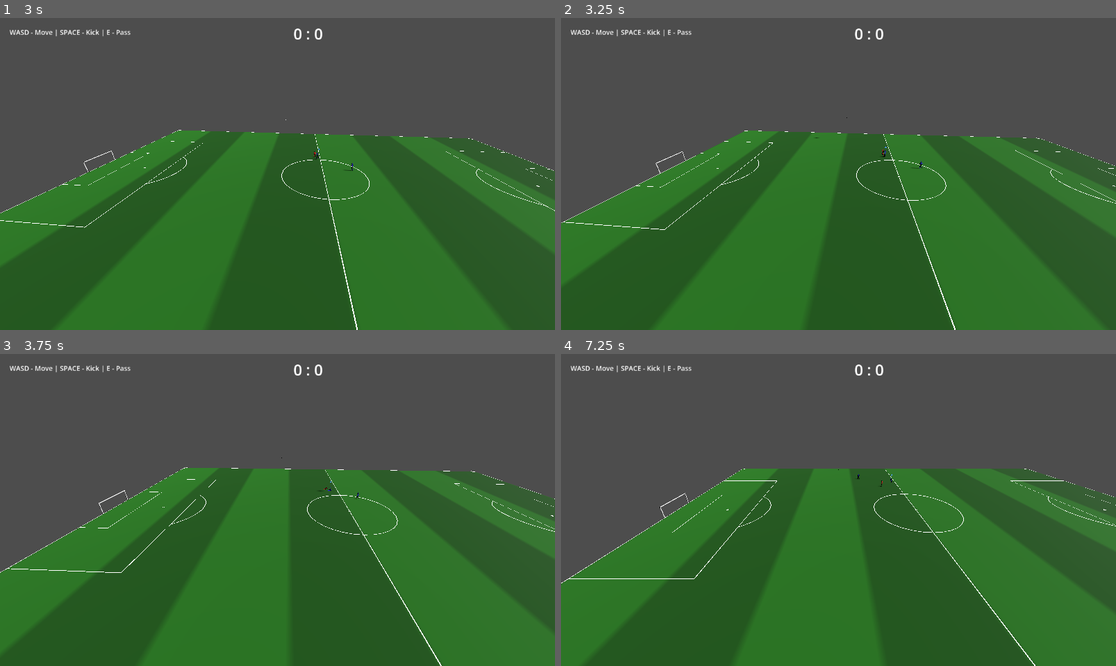
Above: before the commit, frames 1-4 (two rows, left to right).
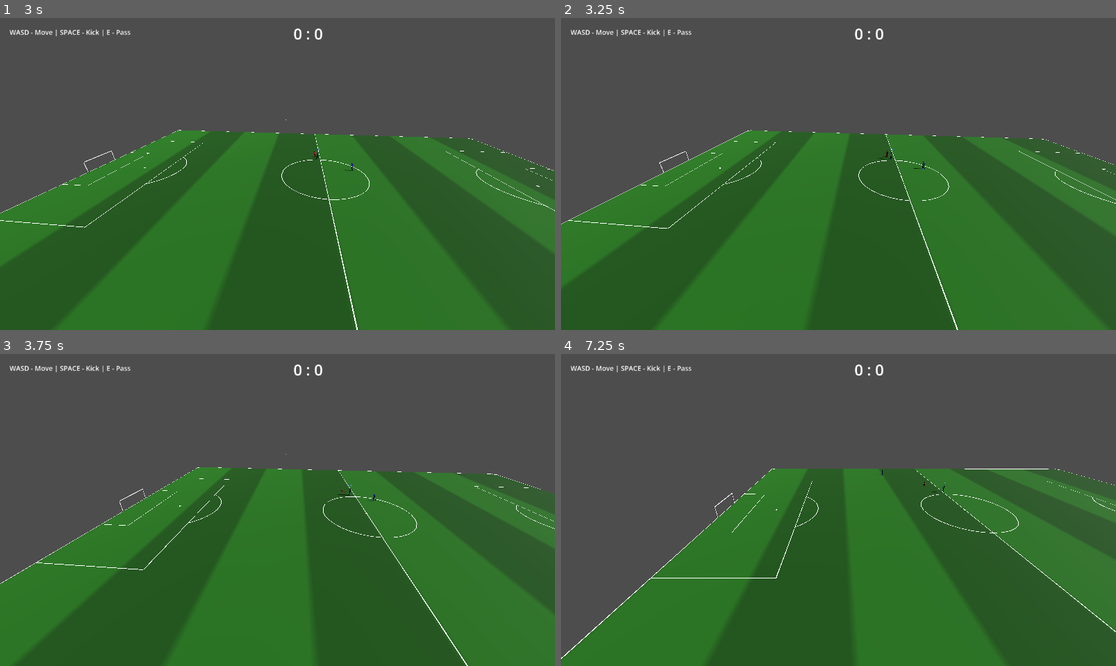
Above: after the commit, the same moments.

Repository: Churikov0112/open_football
Game: Godot game, scene res://scenes/main_menu.tscn
Same seed, same stepped clock (60 frames per second), same inputs: the game is played once before the commit and once after it.
Inputs:
- Up to frame 1 (3 s): click "Start Match" at 0.5 s; hold Space (kick) 1.28-2.03 s; hold W (move_forward) 1.28-2.78 s; tap Space (kick) at 2.1 s; hold A (move_left) from 2.78 s (still down); hold E (pass) from 2.78 s (still down)
- Up to frame 2 (3.25 s): keep holding A (move_left); keep holding E (pass); tap Space (kick) at 3.05 s
- Up to frame 3 (3.75 s): keep holding A (move_left); release E (pass) at 3.53 s; tap Shift (sprint) at 3.6 s
- Up to frame 4 (7.25 s): tap Space (kick) at 3.8, 5.1, 6.8 s; release A (move_left) at 4.28 s; hold S (move_back) 4.28-5.03 s; hold Space (kick) 4.28-5.03 s; tap Q (swap_player) at 4.35 s; hold D (move_right) 5.03-5.78 s; hold W (move_forward) 5.78-6.53 s; hold Space (kick) 5.78-6.53 s; hold D (move_right) from 6.53 s (still down); tap E (pass) at 6.6 s

Frame 1 is identical in both runs. In frame 2, 0.9% of the frame differs, in the area x 0-100%, y 31-100%; in frame 3, 11%; in frame 4, 45%, in the area x 0-100%, y 36-100%.

Commit message:
fix(tackle): knock down opposing players hit during a slide tackle
Two stacked bugs kept victims from ever falling: (1) the player-hit
branch in _on_tackle_body_entered was commented out entirely, and (2)
even with it enabled, TackleArea never had an explicit collision_mask,
so it defaulted to layer 1 (the ball's layer) and could never receive
body_entered for a field player, who lives on PLAYER_COLLISION_MASK
(bit 2) instead. Fixed both: TackleArea now masks in bit 2 too, and the
player-hit branch calls _on_tackle_hit_player() (triggers _begin_fall())
checked before the ball branch, so a from-behind slide — where the
victim's body is physically closer to the tackler than the ball — knocks
them down instead of always resolving as a clean tackle-on-ball. Not a
foul yet; _tackle_clean stays true and no free kick is awarded until the
"ball won first vs body hit first" rule is designed.

Co-Authored-By: Claude Sonnet 5 <noreply@anthropic.com>

Diff:
--- a/scripts/match/match_manager.gd
+++ b/scripts/match/match_manager.gd
@@ -557,6 +557,12 @@
 	shape.radius = FootballConstants.SLIDE_TACKLE_AREA_RADIUS
 	col.shape = shape
 	_tackle_area.add_child(col)
+	# Мяч сидит на слое 1 (дефолтный collision_mask Area3D), но полевые игроки — на
+	# PLAYER_COLLISION_MASK (bit2, см. _setup_boundaries). Без явного добавления этого бита
+	# body_entered никогда не срабатывает на игрока — только на мяч. Из-за этого раньше
+	# ветка попадания в игрока была "мертва" даже после включения в коде: сигнал физически
+	# не приходил.
+	_tackle_area.collision_mask = 1 | FootballConstants.PLAYER_COLLISION_MASK
 	_tackle_area.monitoring = false
 	_tackle_area.monitorable = false
 	_tackle_area.body_entered.connect(_on_tackle_body_entered)
@@ -873,6 +879,19 @@
 	if not _tackle_player or not is_instance_valid(_tackle_player):
 		return
 
+	# Player on opposite team → sweep them off their feet. Checked before the ball so a
+	# from-behind slide (body sits closer to the tackler than the ball, hence enters the
+	# Area3D first) reliably knocks the victim down instead of always resolving as a clean
+	# tackle-on-ball first. No foul/free-kick call yet (TODO: docs/football_reference.md §9 —
+	# needs a rule for "ball won first" vs "body hit first" before wiring _tackle_foul_position
+	# / _tackle_fouled_player back in).
+	if body is CharacterBody3D and (body.is_in_group("team_1") or body.is_in_group("team_2")) \
+			and not _same_team(_tackle_player, body):
+		_hit_processed = true
+		_on_tackle_hit_player(body, _tackle_dir)
+		_tackle_enter_recovery(0.5)
+		return
+
 	# Ball → clean tackle
 	if body == ball:
 		_hit_processed = true
@@ -885,16 +904,6 @@
 			ball.kick(kick_dir, FootballConstants.SLIDE_TACKLE_BALL_POWER)
 		_tackle_enter_recovery()
 		return
-
-	# Player on opposite team → foul (disabled for testing)
-	# if (body.is_in_group("team_1") or body.is_in_group("team_2")) \
-	# 	and not _same_team(_tackle_player, body):
-	# 	_hit_processed = true
-	# 	_tackle_clean = false
-	# 	_tackle_foul_position = body.global_position
-	# 	_tackle_fouled_player = body
-	# 	_tackle_enter_recovery()
-	# 	return
 
 	# Same team player → ignore
 
Not shown, changed: CLAUDE.md
